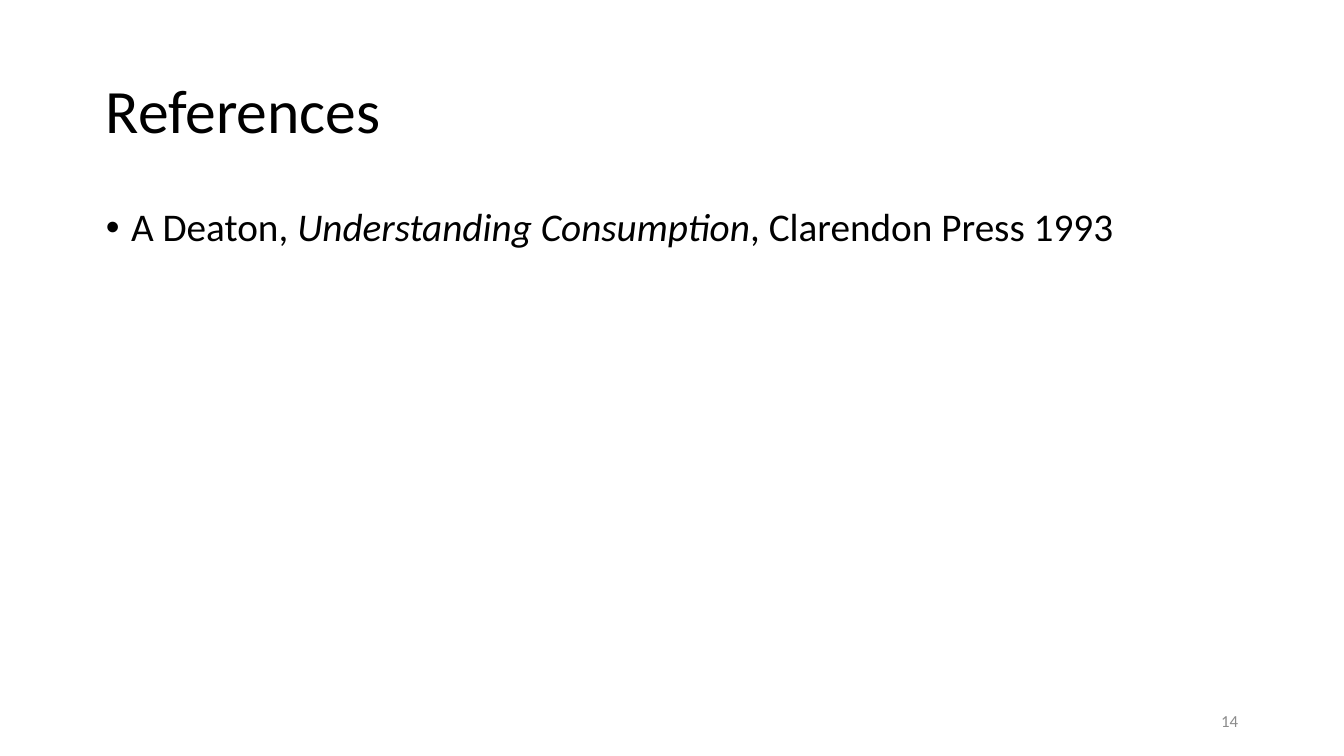
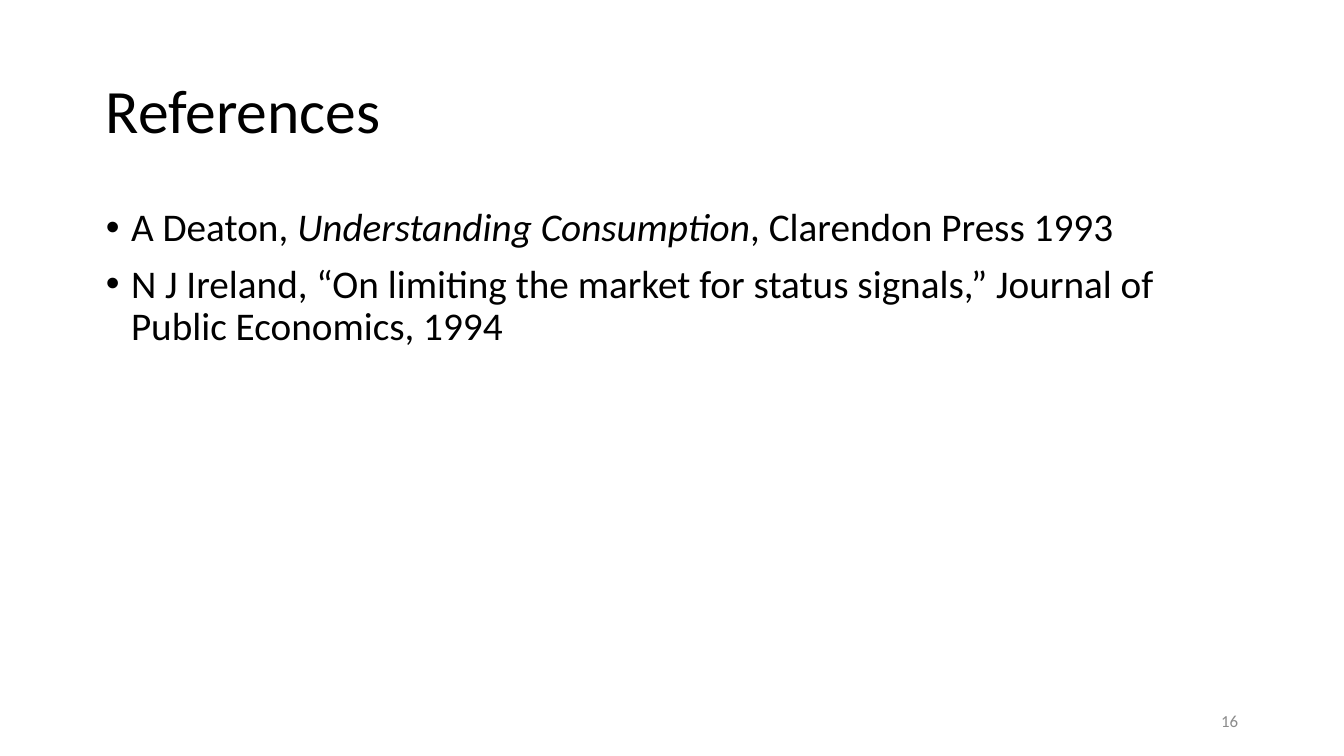
Before and after one commit to anuragr81/research, a slide deck: slide 16 of consumption/presentationFeb2020.pptx (slide 14 before the commit). Drawn at 1344x756 pixels with LibreOffice and Linux fonts; fonts in the diff are those of the drawing; background and template pictures are left out. Boxes give left, top, right and bottom in pixels: in the first picture for what was removed or moved away, otherwise in the second. Text is boxed around its words. In the diff, an @@ line names an element or a change of style, - is before the commit and + after.

```diff
--- a/consumption/presentationFeb2020.pptx
+++ b/consumption/presentationFeb2020.pptx
@@ text at <box>131,270,1154,345</box>: paragraph added @@
+• N J Ireland, “On limiting the market for status signals,” Journal of Public Economics, 1994
@@ page number at <box>1221,715,1238,727</box>: text changed @@
-14
+16
```
Also in this commit, not shown: 9 other slides changed, 2 slides added, 1 other file.
